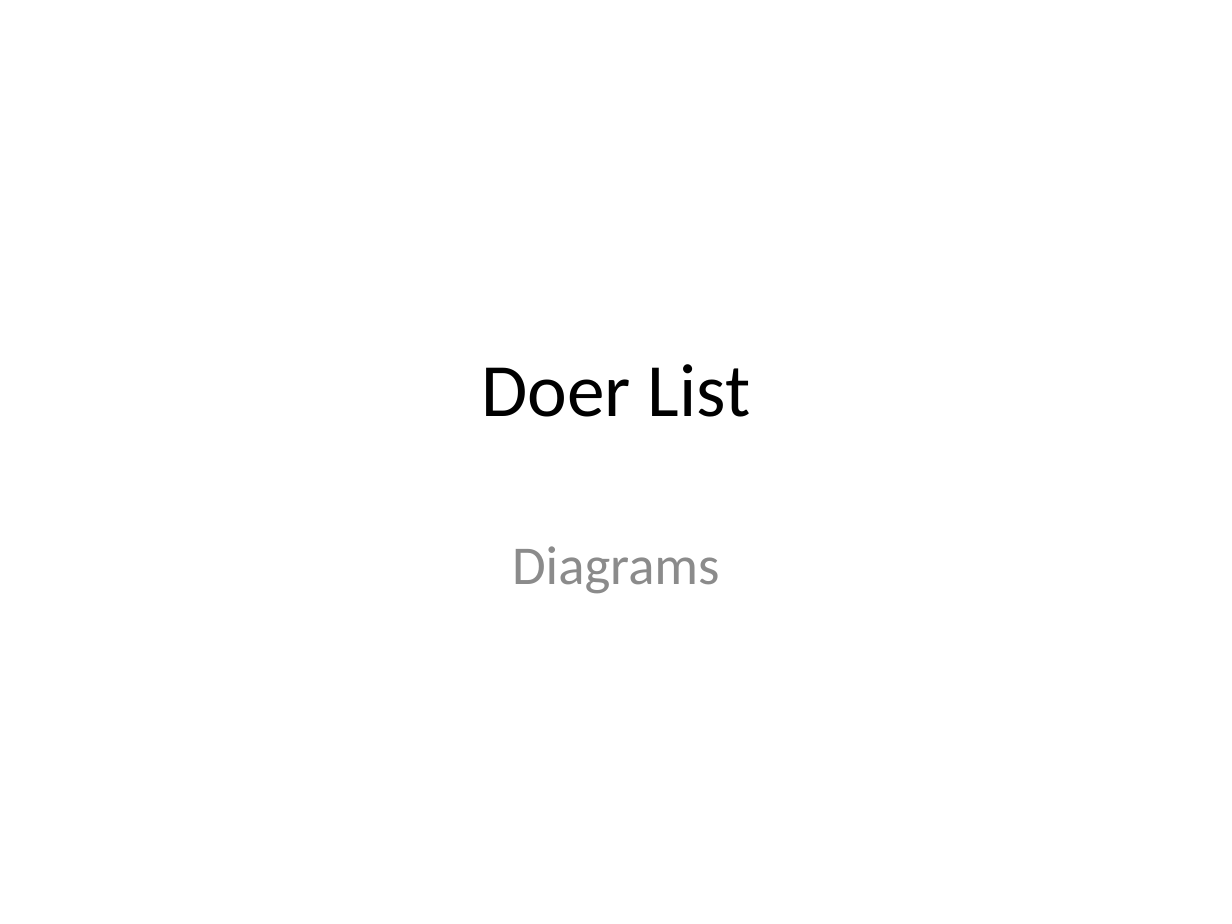
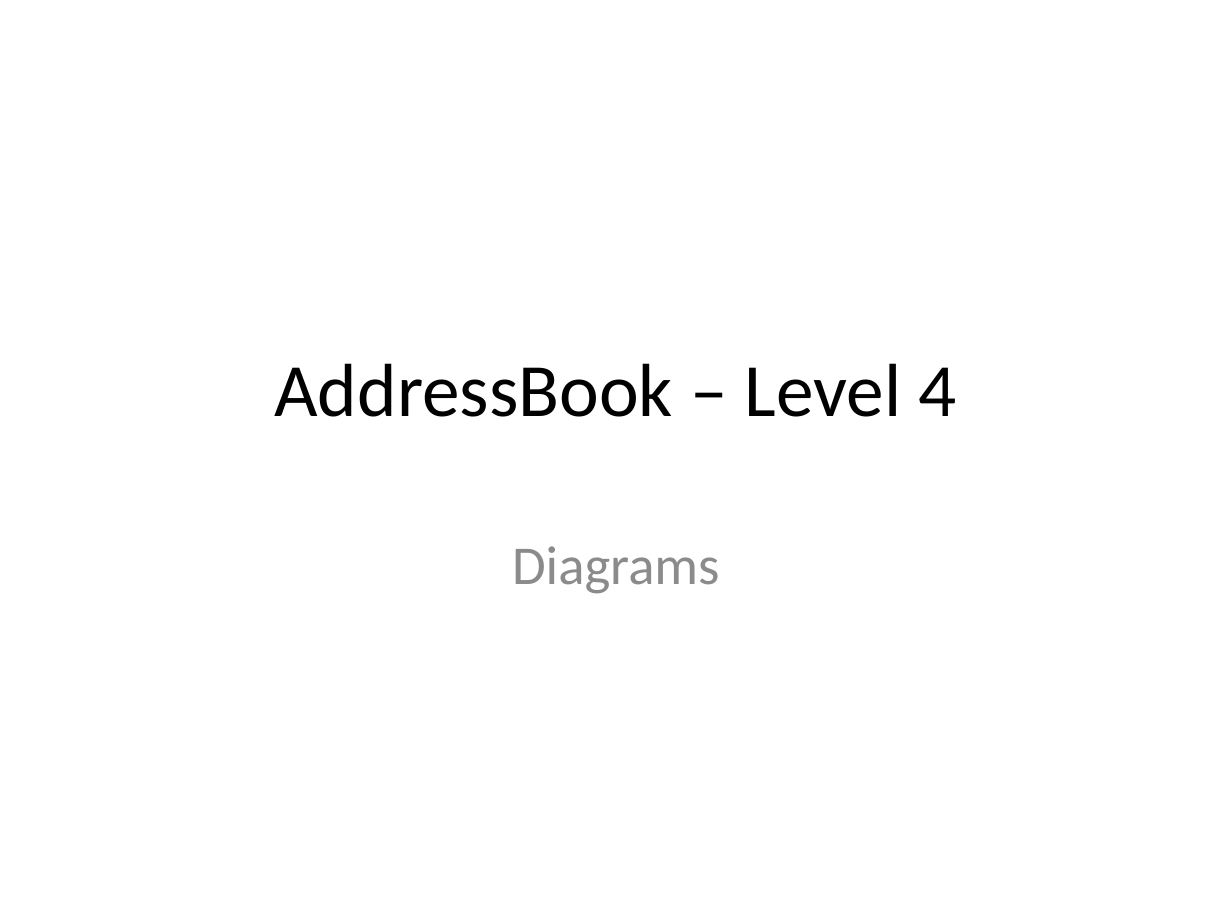
Before and after one commit to unusep/main, a slide deck: slide 1 of docs/diagrams/Diagrams.pptx. Drawn at 1232x924 pixels with LibreOffice and Linux fonts; fonts in the diff are those of the drawing. Boxes give left, top, right and bottom in pixels: in the first picture for what was removed or moved away, otherwise in the second. Text is boxed around its words. In the diff, an @@ line names an element or a change of style, - is before the commit and + after.

```diff
--- a/docs/diagrams/Diagrams.pptx
+++ b/docs/diagrams/Diagrams.pptx
@@ title at (274, 363, 956, 417): text changed @@
-Doer List
+AddressBook – Level 4
```
Also in this commit, not shown: 1 slide added, 2 other files.
